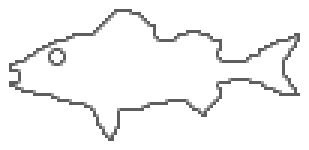
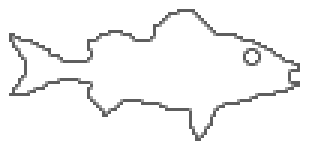
Layer changes from the first w=309, h=150 image to the second:
painted on "Layer 5" over [9, 9, 300, 141]
